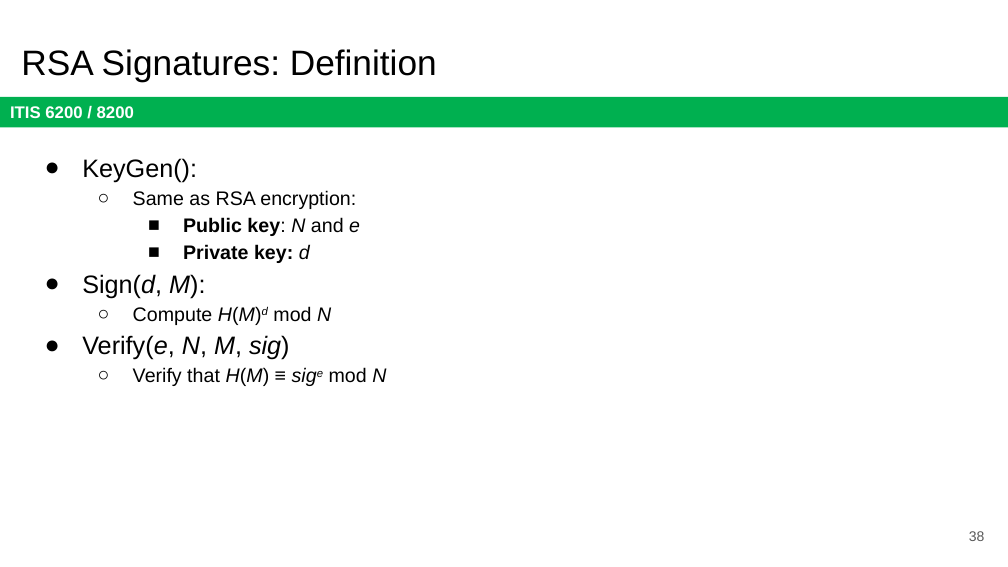
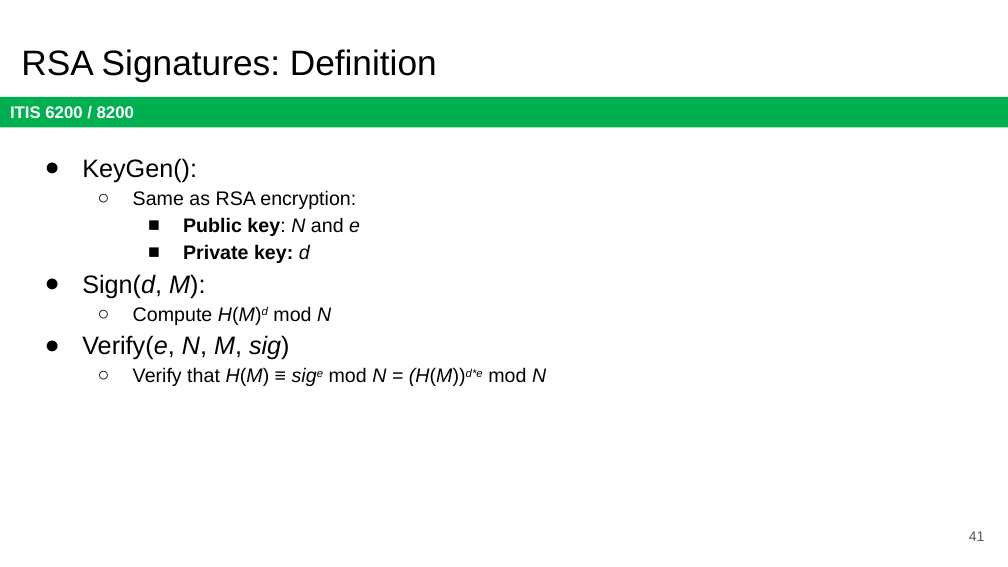
Before and after one commit to jx5c/github.io, a slide deck: slide 41 of teaching/ITIS6200/2023fa/lectures/lec06.pptx (slide 38 before the commit). Drawn at 1008x567 pixels with LibreOffice and Linux fonts; fonts in the diff are those of the drawing. Boxes give left, top, right and bottom in pixels: in the first picture for what was removed or moved away, otherwise in the second. Text is boxed around its words. In the diff, an @@ line names an element or a change of style, - is before the commit and + after.

```diff
--- a/teaching/ITIS6200/2023fa/lectures/lec06.pptx
+++ b/teaching/ITIS6200/2023fa/lectures/lec06.pptx
@@ text at [133,367,546,386]: text changed @@
-  ○ Verify that H(M) ≡ sige mod N
+  ○ Verify that H(M) ≡ sige mod N = (H(M))d*e mod N
@@ page number at [969,531,985,541]: text changed @@
-38
+41
```
Also in this commit, not shown: 13 other slides changed, 5 slides added, 3 slides removed, 3 other files.
